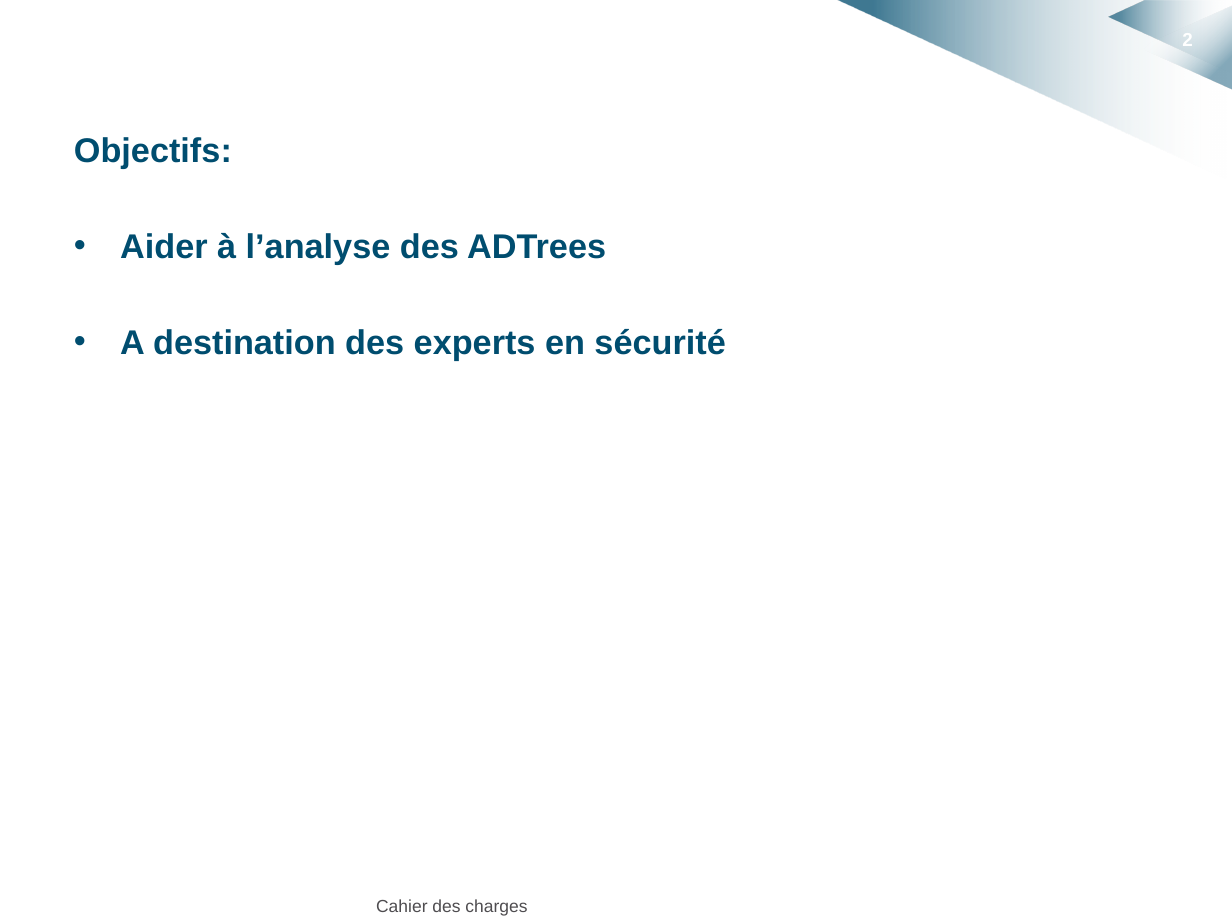
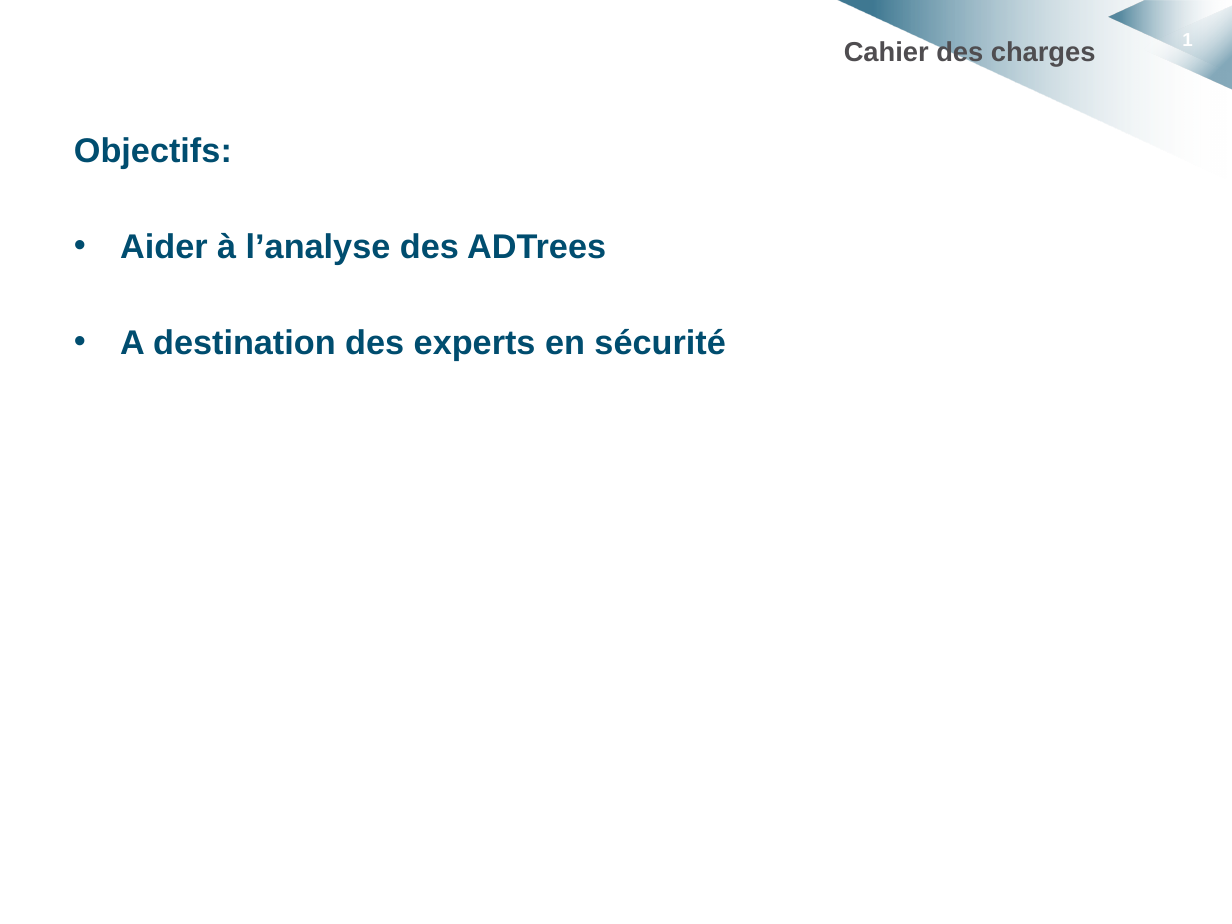
Before and after one commit to HKervadec/korrigolo, a slide deck: slide 1 of soutenances/projet_decembre/cahier_charges.pptx (slide 2 before the commit). Drawn at 1232x924 pixels with LibreOffice and Linux fonts; fonts in the diff are those of the drawing; background and template pictures are left out. Boxes give left, top, right and bottom in pixels: in the first picture for what was removed or moved away, otherwise in the second. Text is boxed around its words. In the diff, an @@ line names an element or a change of style, - is before the commit and + after.

```diff
--- a/soutenances/projet_decembre/cahier_charges.pptx
+++ b/soutenances/projet_decembre/cahier_charges.pptx
@@ title "Cahier des charges": place and size @@
-title "Cahier des charges" at [376,899,527,916]
+title "Cahier des charges" at [844,40,1096,67]
@@ title "Cahier des charges" at [844,40,1096,67]: size 10.2 to 16 pt, bold on; alignment left to right; less space between paragraphs; vertical alignment top to middle @@
@@ page number at [1182,30,1192,51]: text changed @@
-2
+1
```
Also in this commit, not shown: 5 slides added, 4 slides removed.
